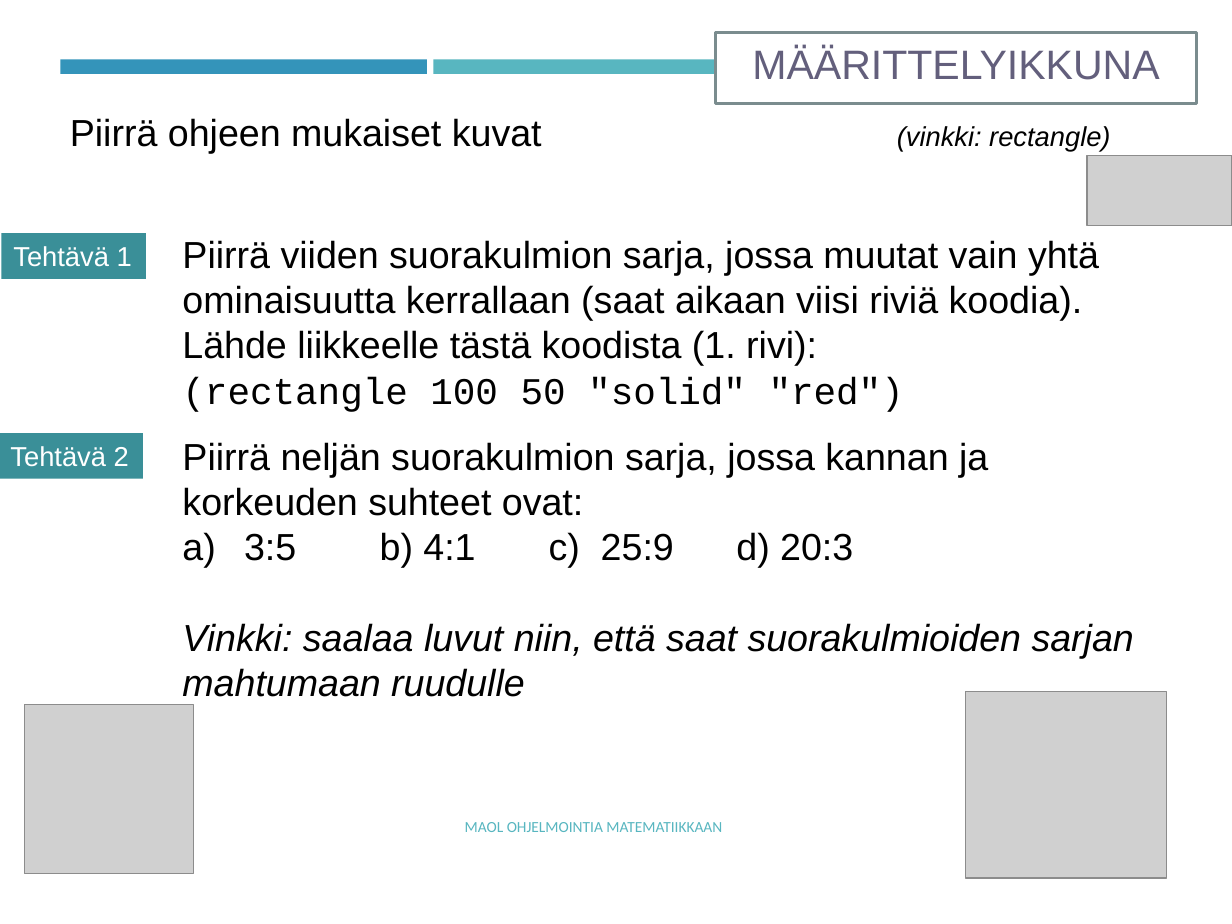
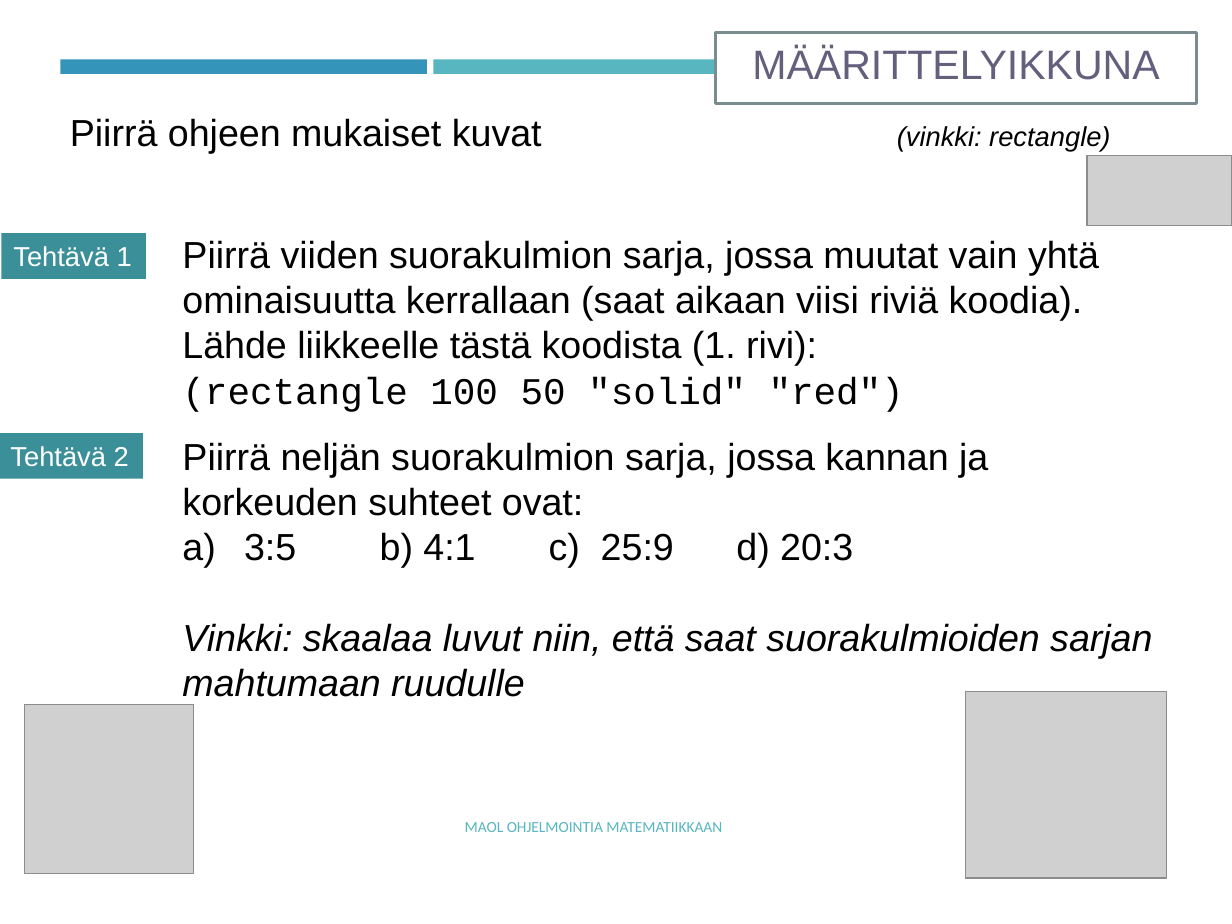
Before and after one commit to tyynetyyne/tyynetyyne.github.io, a slide deck: slide 7 of tehtavat/tiedostot/maol/power_point/Racket-MAOL-5-6-kuvat.pptx. Drawn at 1232x924 pixels with LibreOffice and Linux fonts; fonts in the diff are those of the drawing; grey boxes stand for pictures. Boxes give left, top, right and bottom in pixels: in the first picture for what was removed or moved away, otherwise in the second. Text is boxed around its words. In the diff, an @@ line names an element or a change of style, - is before the commit and + after.

```diff
--- a/tehtavat/tiedostot/maol/power_point/Racket-MAOL-5-6-kuvat.pptx
+++ b/tehtavat/tiedostot/maol/power_point/Racket-MAOL-5-6-kuvat.pptx
@@ text at [182,623,1152,697]: text changed @@
-Vinkki: saalaa luvut niin, että saat suorakulmioiden sarjan mahtumaan ruudulle
+Vinkki: skaalaa luvut niin, että saat suorakulmioiden sarjan mahtumaan ruudulle
```
Also in this commit, not shown: 1 other file.
